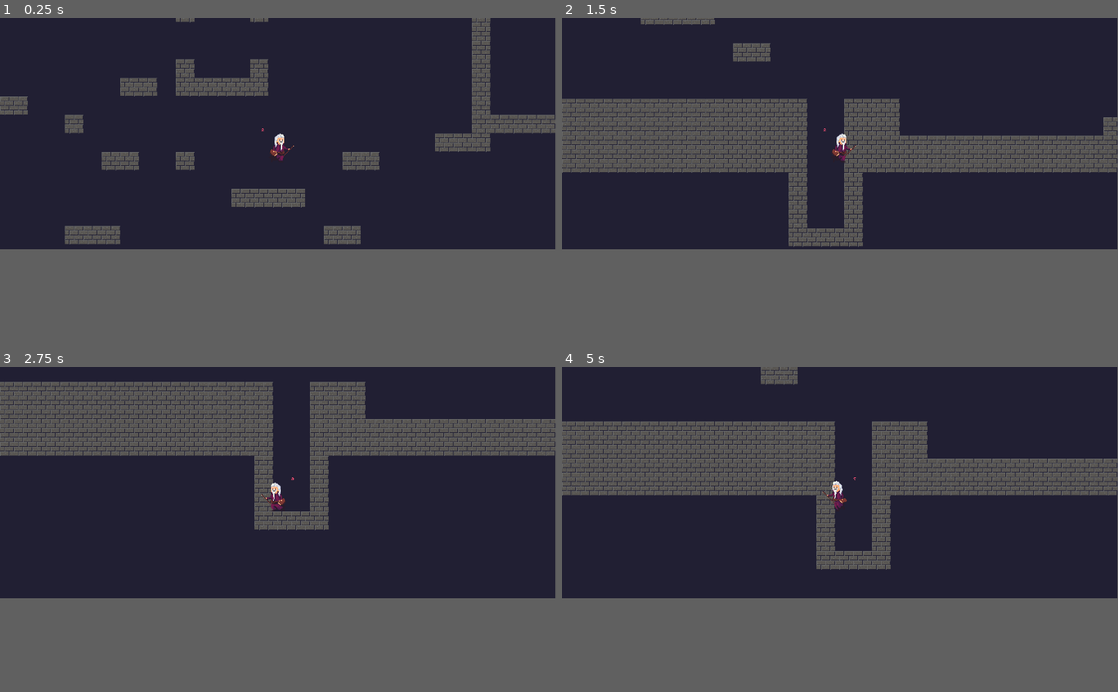
Above: before the commit, frames 1-4 (two rows, left to right).
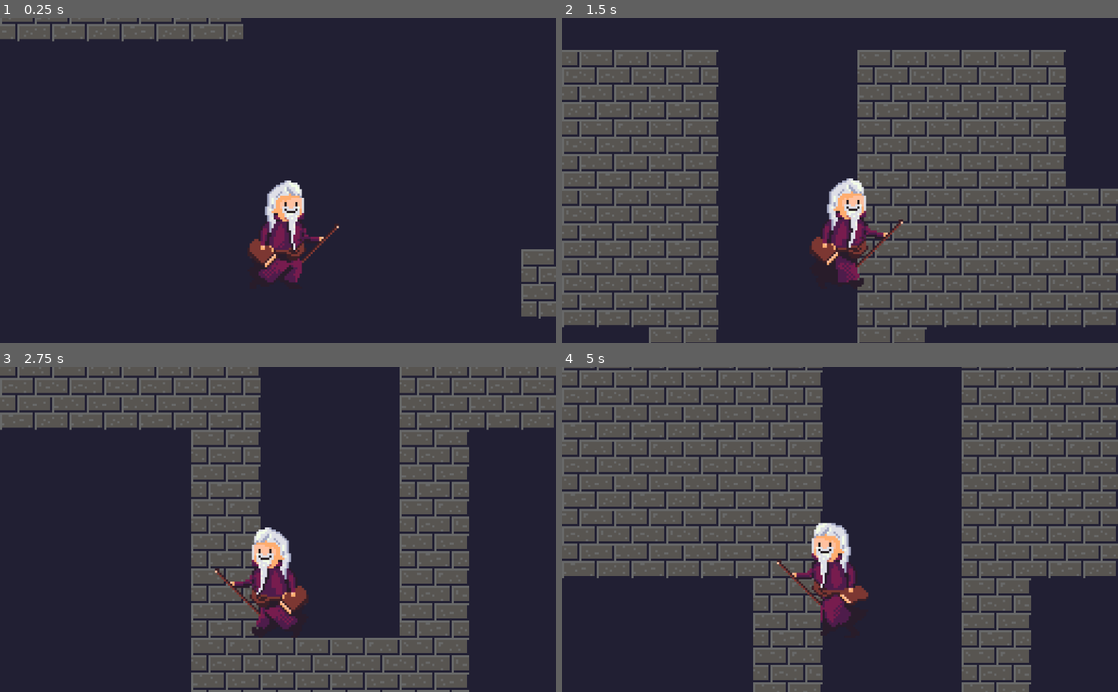
Above: after the commit, the same moments.

Repository: douwest/wizards
Game: Godot game, scene res://Prototype.tscn
The game is run twice, just before and just after one commit, with the same random seed, the same clock (stepped at 60 frames per second) and the same inputs.
Inputs:
- Up to frame 1 (0.25 s): no input
- Up to frame 2 (1.5 s): hold S (crouch) 0.53-1.28 s; hold D (move_right) from 0.53 s (still down); tap Space (jump) at 0.77 s; tap W (extend) at 1.35 s
- Up to frame 3 (2.75 s): tap Space (jump) at 1.52 s; release D (move_right) at 2.03 s; hold A (move_left) from 2.03 s (still down); hold S (crouch) from 2.03 s (still down)
- Up to frame 4 (5 s): release A (move_left) at 2.78 s; release S (crouch) at 2.78 s; hold D (move_right) 2.78-4.28 s; tap W (extend) at 2.85, 4.35 s; tap Space (jump) at 3.02, 3.77, 4.52 s; hold S (crouch) 3.53-4.28 s; hold A (move_left) from 4.28 s (still down)
In our replay, the window is 799x333 before the commit and 800x468 after it. These sizes can differ from the game's own. Grey fills any space a smaller window leaves; there, only what the larger window draws over its background counts as a difference.

The runs differ from the first frame. In frame 1, 12% of the frame differs, in the area x 0-100%, y 0-93%; in frame 2, 53%, in the area x 0-100%, y 0-100%; in frame 3, 37%; in frame 4, 46%.

Commit message:
Wizard idle animation

Diff:
--- a/Characters/Scenes/Character.tscn
+++ b/Characters/Scenes/Character.tscn
@@ -6,9 +6,26 @@
 [sub_resource type="RectangleShape2D" id=1]
 extents = Vector2( 8, 24 )
 
+[sub_resource type="Animation" id=3]
+resource_name = "idle"
+loop = true
+tracks/0/type = "value"
+tracks/0/path = NodePath("Sprite:frame")
+tracks/0/interp = 1
+tracks/0/loop_wrap = true
+tracks/0/imported = false
+tracks/0/enabled = true
+tracks/0/keys = {
+"times": PoolRealArray( 0, 0.6 ),
+"transitions": PoolRealArray( 1, 1 ),
+"update": 1,
+"values": [ 8, 9 ]
+}
+
 [sub_resource type="Animation" id=2]
-resource_name = "Walk"
+resource_name = "walk"
 length = 0.8
+loop = true
 tracks/0/type = "value"
 tracks/0/path = NodePath("Sprite:frame")
 tracks/0/interp = 1
@@ -33,13 +50,14 @@
 [node name="Camera2D" type="Camera2D" parent="."]
 offset = Vector2( 0, -50 )
 current = true
-zoom = Vector2( 0.5, 0.5 )
+zoom = Vector2( 0.25, 0.25 )
 
 [node name="Sprite" type="Sprite" parent="."]
 position = Vector2( 0, -32 )
 texture = ExtResource( 1 )
-hframes = 8
-frame = 1
+hframes = 10
+frame = 6
 
 [node name="AnimationPlayer" type="AnimationPlayer" parent="."]
-anims/Walk = SubResource( 2 )
+anims/idle = SubResource( 3 )
+anims/walk = SubResource( 2 )
--- a/Characters/Scripts/Character/Character.gd
+++ b/Characters/Scripts/Character/Character.gd
@@ -42,8 +42,10 @@
 		else:
 			sprite.scale.x = -1
 
-	if _velocity.x != 0:
-		animationPlayer.play("Walk")
+	if state == State.RUN:
+		animationPlayer.play("walk")
+	elif state == State.IDLE:
+		animationPlayer.play("idle")
 
 
 func get_posture():
--- a/project.godot
+++ b/project.godot
@@ -32,8 +32,7 @@
 
 [display]
 
-window/size/width=1920
-window/size/height=800
+window/size/fullscreen=true
 
 [input]
 
Not shown: 1 places in Characters/Scenes/Character.tscn that only renumber resources
Binary file changed: Characters/Sprites/Wizard Gramps.aseprite
Binary file changed: Characters/Sprites/Wizard Gramps.png
